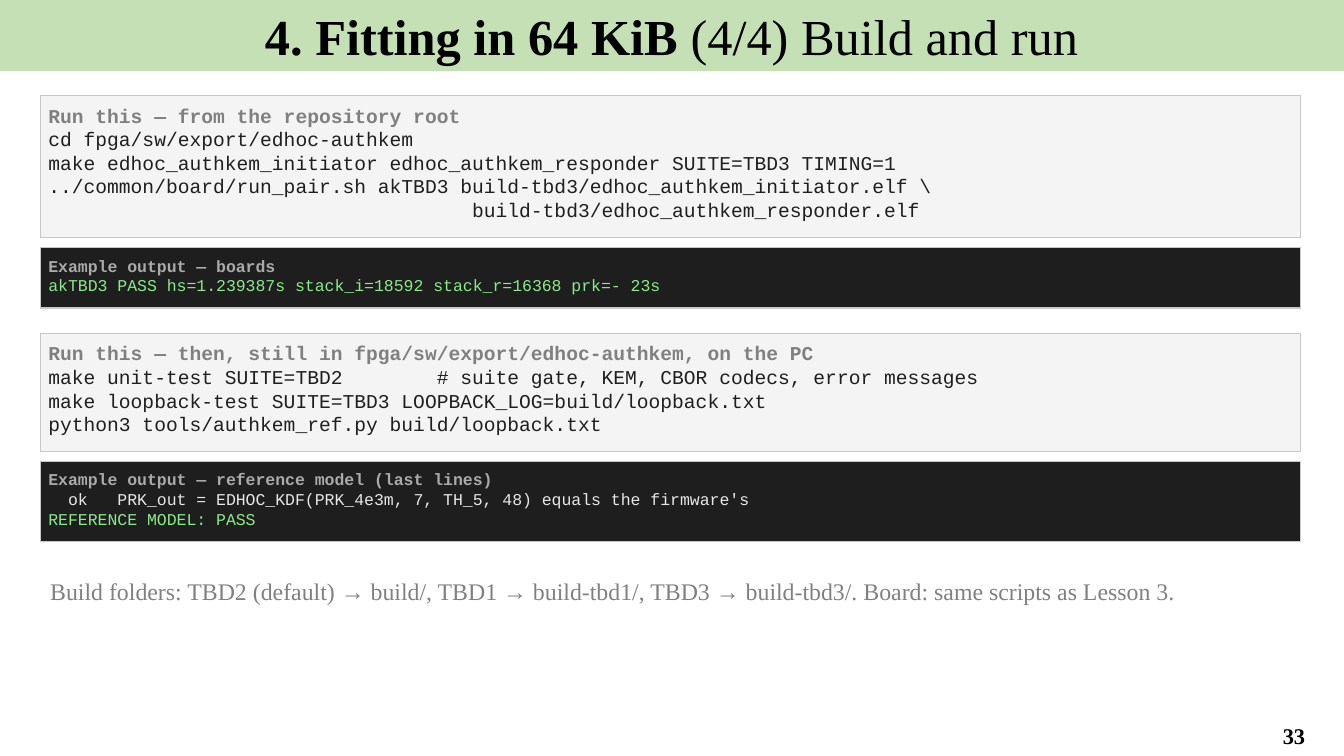
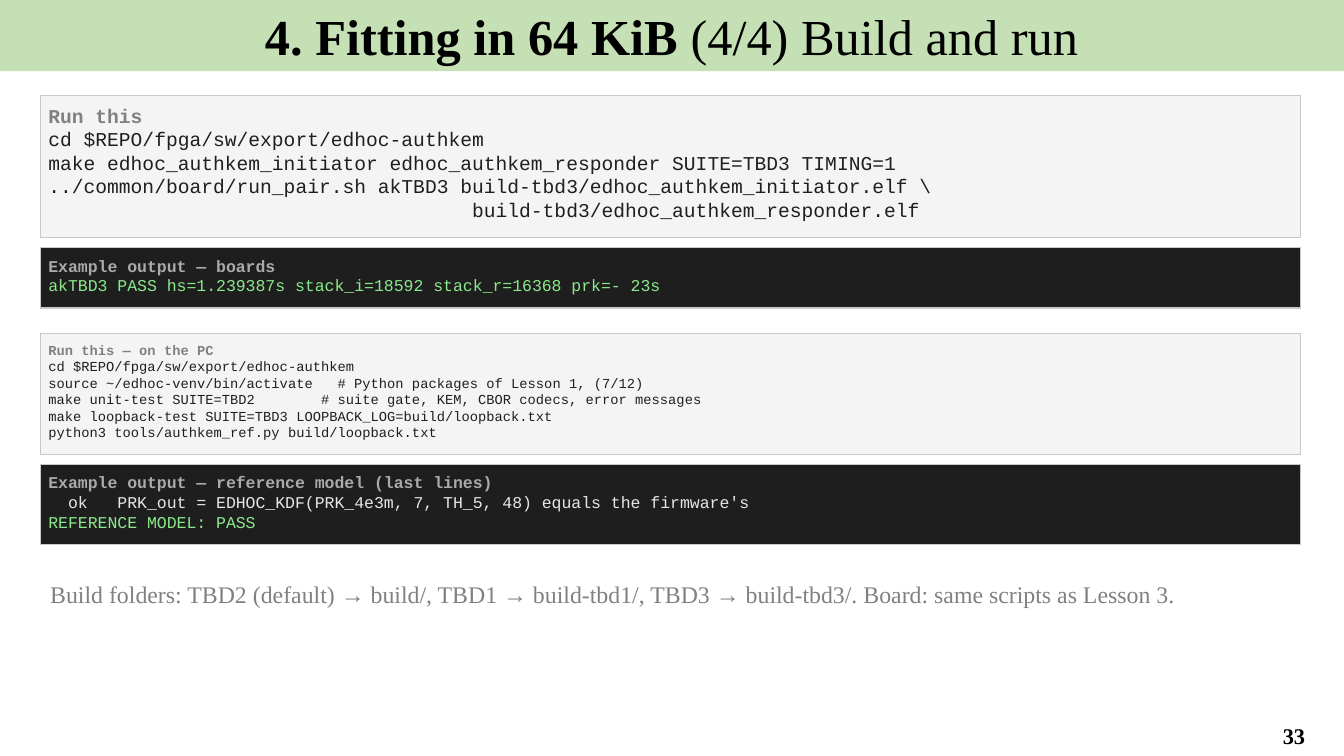
Before and after one commit to Khaiduy/chipyard-edhoc, a slide deck: slide 33 of fpga/sw/export/docs/slides/04_Post-quantum_EDHOC.pptx. Drawn at 1344x756 pixels with LibreOffice and Linux fonts; fonts in the diff are those of the drawing. Boxes give left, top, right and bottom in pixels: in the first picture for what was removed or moved away, otherwise in the second. Text is boxed around its words. In the diff, an @@ line names an element or a change of style, - is before the commit and + after.

```diff
--- a/fpga/sw/export/docs/slides/04_Post-quantum_EDHOC.pptx
+++ b/fpga/sw/export/docs/slides/04_Post-quantum_EDHOC.pptx
@@ text in rectangle at [48,109,484,150]: text changed @@
-Run this — from the repository root
-cd fpga/sw/export/edhoc-authkem
+Run this
+cd $REPO/fpga/sw/export/edhoc-authkem
@@ text in rectangle at [48,345,644,391]: text changed; size 14 to 9.8 pt; text colour #808080 to #1F1F1F; bold off @@
-Run this — then, still in fpga/sw/export/edhoc-authkem, on the PC
+Run this — on the PC
+cd $REPO/fpga/sw/export/edhoc-authkem
+source ~/edhoc-venv/bin/activate # Python packages of Lesson 1, (7/12)
@@ text in rectangle at [48,394,701,440]: size 14 to 9.8 pt in "make unit-test SUITE=TBD2 # suite gate, KEM, ...", "make loopback-test SUITE=TBD3 LOOPBACK_LOG=build/loopback.tx ...", "python3 tools/authkem_ref.py build/loopback.txt" @@
@@ rectangle "Example output — reference model ...": place and size @@
-rectangle "Example output — reference model ..." at [40,461,1301,541]
+rectangle "Example output — reference model ..." at [40,465,1301,545]
```
Also in this commit, not shown: 11 other files.
